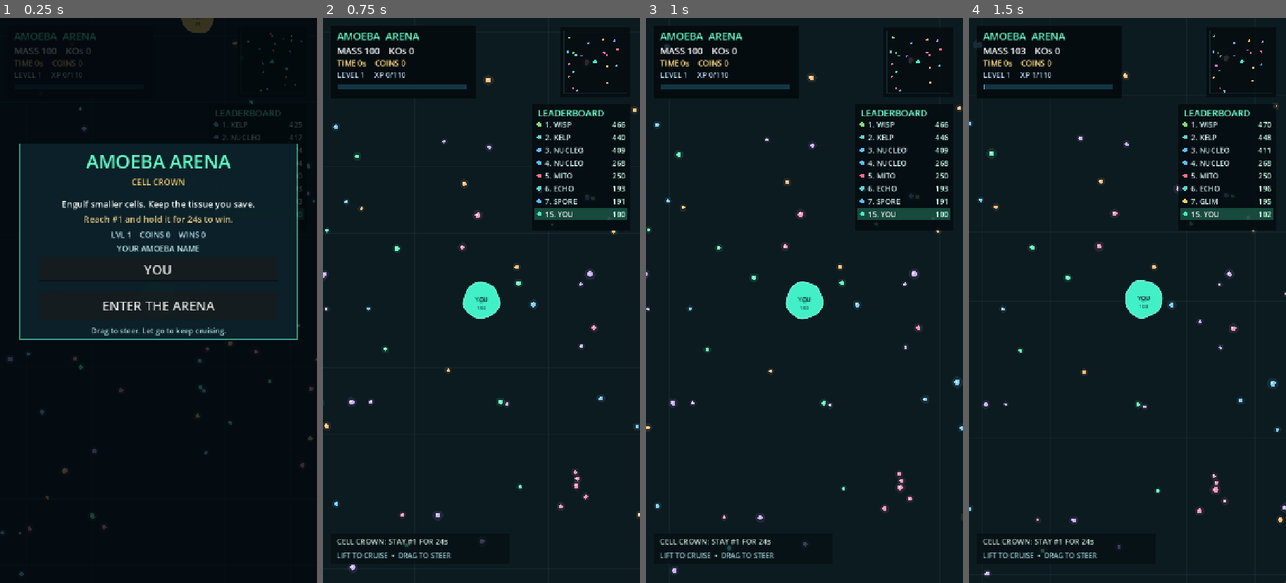
Above: before the commit, frames 1-4 (left to right).
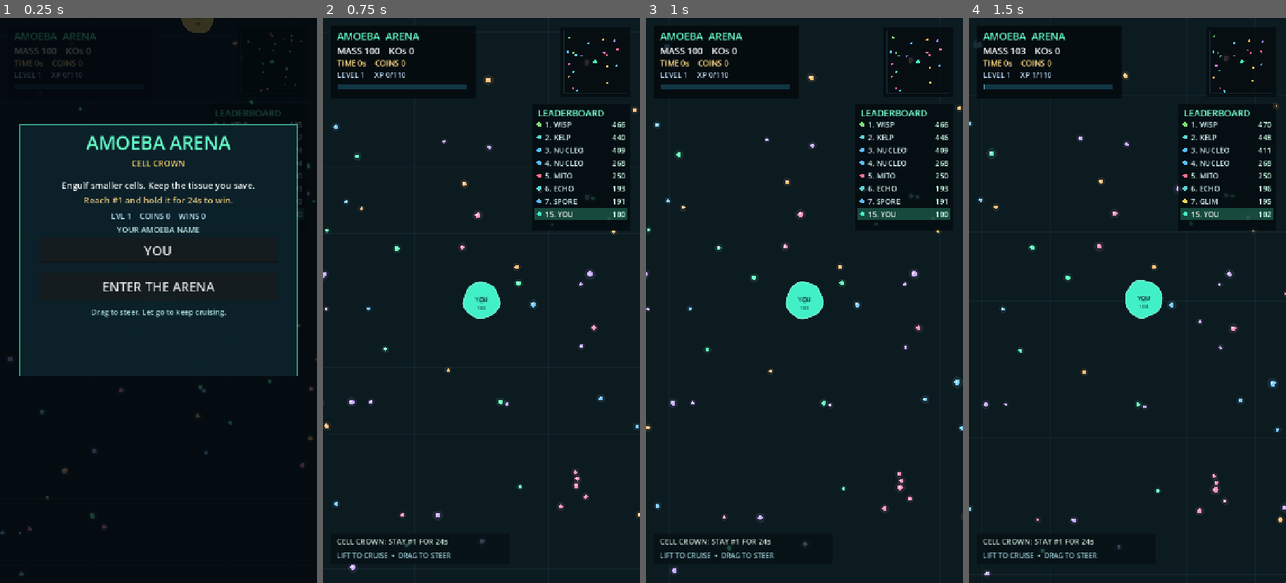
Above: after the commit, the same moments.

Repository: 16amattice/amoeba-arena
Game: Godot game, scene res://scenes/main.tscn
The game is run twice, just before and just after one commit, with the same random seed, the same clock (stepped at 60 frames per second) and the same inputs.
Inputs (mouse positions are in pixels of both pictures, inside the frame that each line leads up to):
- Up to frame 1 (0.25 s): no input
- Up to frame 2 (0.75 s): click "ENTER THE ARENA" at 0.5 s
- Up to frame 3 (1 s): no input
- Up to frame 4 (1.5 s): move the mouse to (1197, 272) at 1.27 s; hold D from 1.28 s (still down); click (1197, 272) at 1.42 s

The runs differ from the first frame. In frame 1, 6.1% of the frame differs, in the area x 6-94%, y 18-64%; in frame 2, nothing differs; in frame 3, nothing differs; in frame 4, nothing differs.

Commit message:
Define purchasable skins, persistent settings and level bonuses

Diff:
--- a/scripts/game.gd
+++ b/scripts/game.gd
@@ -13,6 +13,15 @@
 const CROWN_HOLD_SECONDS = 24.0
 const LEVEL_BASE_XP = 75
 const LEVEL_STEP_XP = 35
+const SKINS = [
+	{"id":"mint","name":"Mint Jelly","cost":0,"color":Color(0.26,0.94,0.78),"detail":"Classic living cell"},
+	{"id":"bubblegum","name":"Bubblegum","cost":75,"color":Color(1.0,0.46,0.71),"detail":"Candy freckles"},
+	{"id":"arctic","name":"Arctic Glow","cost":140,"color":Color(0.30,0.77,1.0),"detail":"Icy microbubbles"},
+	{"id":"solar","name":"Solar Flare","cost":215,"color":Color(1.0,0.60,0.24),"detail":"Golden sparks"},
+	{"id":"rainbow","name":"Rainbow Flux","cost":365,"color":Color(1.0,0.35,0.65),"detail":"Shifting colors"},
+	{"id":"galaxy","name":"Galactic","cost":490,"color":Color(0.47,0.30,0.80),"detail":"Starlight speckles"},
+	{"id":"gold","name":"Golden Crown","cost":650,"color":Color(0.96,0.78,0.28),"detail":"Royal shimmer"}
+]
 const CELL_COLORS = [
 	Color(0.98, 0.43, 0.56), Color(0.65, 0.55, 1.0),
 	Color(0.36, 0.74, 1.0), Color(1.0, 0.70, 0.35),
@@ -62,8 +71,24 @@
 var bite_progress := 0.0
 var save_tick := 0.0
 var username := "YOU"
+var owned_skins: Array[String] = ["mint"]
+var equipped_skin := "mint"
+var sound_enabled := true
+var vibration_enabled := true
+var light_mode := false
+var shop_return_mode := "menu"
+var shop_message := ""
+var sound_player: AudioStreamPlayer
+var last_sound_time := -10.0
 var name_entry: LineEdit
 var start_button: Button
+var shop_button: Button
+var secondary_button: Button
+var back_button: Button
+var settings_sound_button: Button
+var settings_vibration_button: Button
+var settings_theme_button: Button
+var shop_buttons: Array[Button] = []
 
 
 func _ready() -> void:
@@ -73,6 +98,9 @@
 	_load_username()
 	_reset_arena()
 	_setup_menu_controls()
+	sound_player = AudioStreamPlayer.new()
+	sound_player.name = "ProceduralSFX"
+	add_child(sound_player)
 	set_process(true)
 
 
@@ -94,7 +122,7 @@
 	bite_progress = 0.0
 	round_coins = 0
 	round_xp = 0
-	player = _make_cell(ARENA * 0.5, 100.0, Color(0.26, 0.94, 0.78), username, true)
+	player = _make_cell(ARENA * 0.5, 100.0 + _starting_mass_bonus(), _equipped_color(), username, true)
 	cells.append(player)
 	for n in range(BOT_COUNT):
 		_spawn_bot(n)
@@ -137,6 +165,149 @@
 	cells.append(bot)
 
 
+func _skin_definition(id: String) -> Dictionary:
+	for skin in SKINS:
+		if skin["id"] == id:
+			return skin
+	return SKINS[0]
+
+
+func _equipped_color() -> Color:
+	return _skin_definition(equipped_skin)["color"]
+
+
+func _skin_render_color(id: String) -> Color:
+	if id == "rainbow":
+		return Color.from_hsv(fposmod(clock * 0.14, 1.0), 0.80, 0.99)
+	if id == "galaxy":
+		return Color.from_hsv(0.75 + 0.025 * sin(clock), 0.62, 0.72)
+	if id == "gold":
+		return Color(1.0, 0.71 + 0.10 * sin(clock * 3.0), 0.22)
+	return _skin_definition(id)["color"]
+
+
+func _pickup_bonus() -> float:
+	return minf(32.0, float(maxi(0, level - 1)) * 2.0)
+
+
+func _food_bonus() -> float:
+	return minf(0.24, float(maxi(0, level - 1)) * 0.02)
+
+
+func _starting_mass_bonus() -> float:
+	return minf(35.0, float((maxi(0, level - 1)) / 3) * 5.0)
+
+
+func _on_shop_button() -> void:
+	shop_return_mode = mode
+	shop_message = "Choose a look. Owned skins can be equipped for free."
+	mode = "shop"
+	_layout_menu_controls()
+
+
+func _on_secondary_button() -> void:
+	mode = "settings" if mode == "menu" else "menu"
+	_layout_menu_controls()
+
+
+func _return_from_overlay() -> void:
+	mode = shop_return_mode if mode == "shop" else "menu"
+	_layout_menu_controls()
+
+
+func _on_skin_pressed(index: int) -> void:
+	var skin: Dictionary = SKINS[index]
+	var id: String = skin["id"]
+	var price: int = skin["cost"]
+	if not owned_skins.has(id):
+		if coins < price:
+			shop_message = "Need " + str(price - coins) + " more coins for " + str(skin["name"]) + "."
+			_play_sfx("deny")
+			return
+		coins -= price
+		owned_skins.append(id)
+		shop_message = "Unlocked " + str(skin["name"]) + "!"
+		_play_sfx("buy")
+		_vibrate(45)
+	else:
+		shop_message = "Equipped " + str(skin["name"]) + "."
+	equipped_skin = id
+	if not player.is_empty():
+		player["color"] = _equipped_color()
+	_save_profile()
+	_layout_menu_controls()
+
+
+func _toggle_sound() -> void:
+	sound_enabled = not sound_enabled
+	_save_profile()
+	if sound_enabled:
+		_play_sfx("buy")
+	_layout_menu_controls()
+
+
+func _toggle_vibration() -> void:
+	vibration_enabled = not vibration_enabled
+	_save_profile()
+	if vibration_enabled:
+		_vibrate(35)
+	_layout_menu_controls()
+
+
+func _toggle_theme() -> void:
+	light_mode = not light_mode
+	_save_profile()
+	_layout_menu_controls()
+
+
+func _vibrate(milliseconds: int) -> void:
+	if vibration_enabled and OS.has_feature("mobile"):
+		Input.vibrate_handheld(milliseconds)
+
+
+func _play_sfx(kind: String) -> void:
+	if not sound_enabled or sound_player == null or clock - last_sound_time < 0.10:
+		return
+	last_sound_time = clock
+	var frequency := 680.0
+	var duration := 0.095
+	var volume := 0.21
+	match kind:
+		"bite":
+			frequency = 250.0
+			duration = 0.075
+			volume = 0.14
+		"level":
+			frequency = 930.0
+			duration = 0.19
+		"win":
+			frequency = 1080.0
+			duration = 0.28
+		"lose", "deny":
+			frequency = 185.0
+			duration = 0.20
+		"buy":
+			frequency = 830.0
+			duration = 0.15
+	var hz := 22050
+	var samples := int(float(hz) * duration)
+	var data := PackedByteArray()
+	data.resize(samples * 2)
+	for i in range(samples):
+		var t := float(i) / float(hz)
+		var envelope := pow(maxf(0.0, 1.0 - t / duration), 2.0)
+		var note := sin(TAU * frequency * t) + 0.18 * sin(TAU * frequency * 2.02 * t)
+		var sample := int(clampf(note * envelope * volume, -1.0, 1.0) * 32767.0)
+		data.encode_s16(i * 2, sample)
+	var wav := AudioStreamWAV.new()
+	wav.format = AudioStreamWAV.FORMAT_16_BITS
+	wav.mix_rate = hz
+	wav.stereo = false
+	wav.data = data
+	sound_player.stream = wav
+	sound_player.play()
+
+
 func _make_food() -> Dictionary:
 	return {
 		"pos": Vector2(randf_range(25.0, ARENA.x - 25.0), randf_range(25.0, ARENA.y - 25.0)),
@@ -199,7 +370,7 @@
 
 func _menu_geometry(screen: Vector2) -> Rect2:
 	var width := minf(630.0, screen.x - 32.0)
-	var height := 445.0
+	var height := 570.0
 	var top := maxf(30.0, (screen.y - height) * 0.34)
 	return Rect2((screen.x - width) * 0.5, top, width, height)
 
